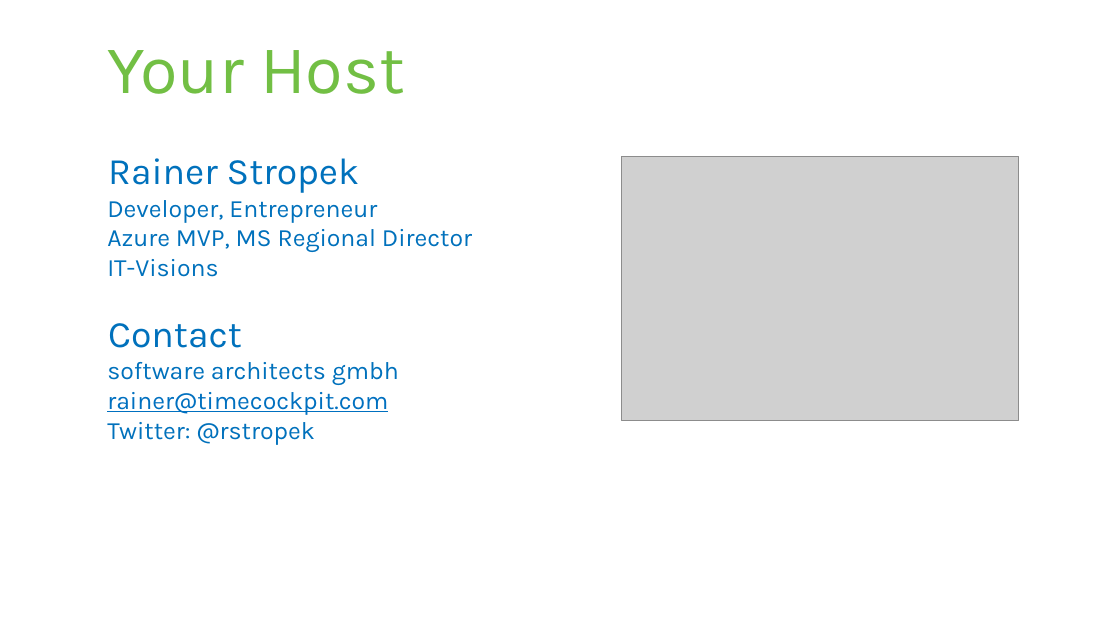
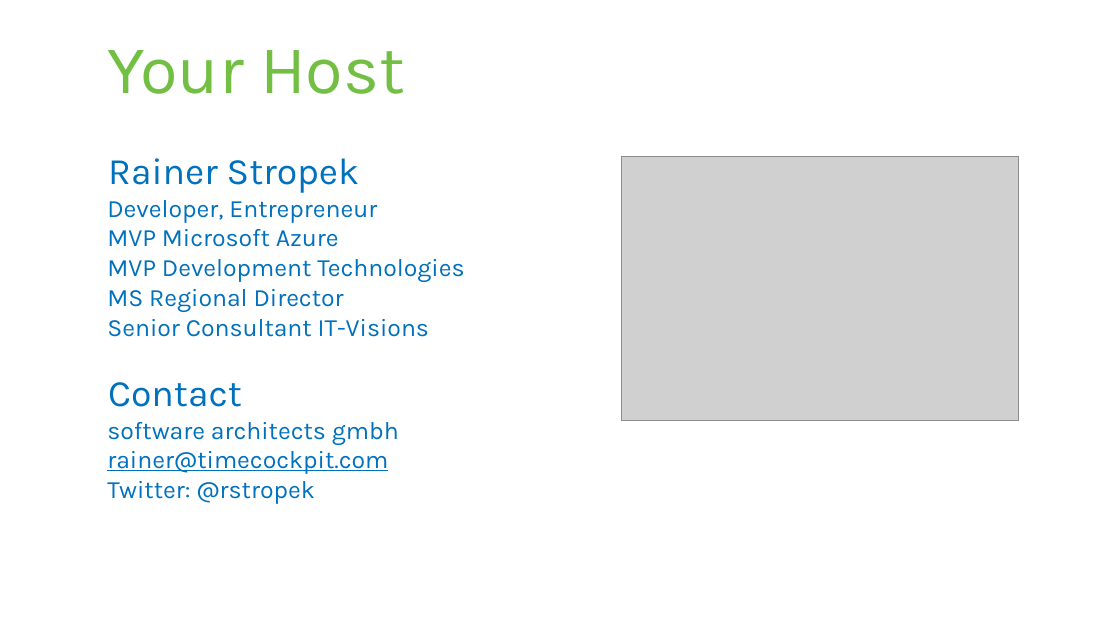
Before and after one commit to rstropek/DockerVS2015Intro, a slide deck: slide 2 of slides/Containers-Microsoft-Universe.pptx. Drawn at 1120x630 pixels with LibreOffice and Linux fonts; fonts in the diff are those of the drawing; grey boxes stand for pictures. Boxes give left, top, right and bottom in pixels: in the first picture for what was removed or moved away, otherwise in the second. Text is boxed around its words. In the diff, an @@ line names an element or a change of style, - is before the commit and + after.

Commit message:
Refresh Docker+Microsoft samples and slides

```diff
--- a/slides/Containers-Microsoft-Universe.pptx
+++ b/slides/Containers-Microsoft-Universe.pptx
@@ text at [107,229,464,337]: text changed @@
-  Azure MVP, MS Regional Director
-  IT-Visions
+  MVP Microsoft Azure
+  MVP Development Technologies
+  MS Regional Director
+  Senior Consultant IT-Visions
```
Also in this commit, not shown: 8 other slides changed, 2 slides added, 3 other files.
